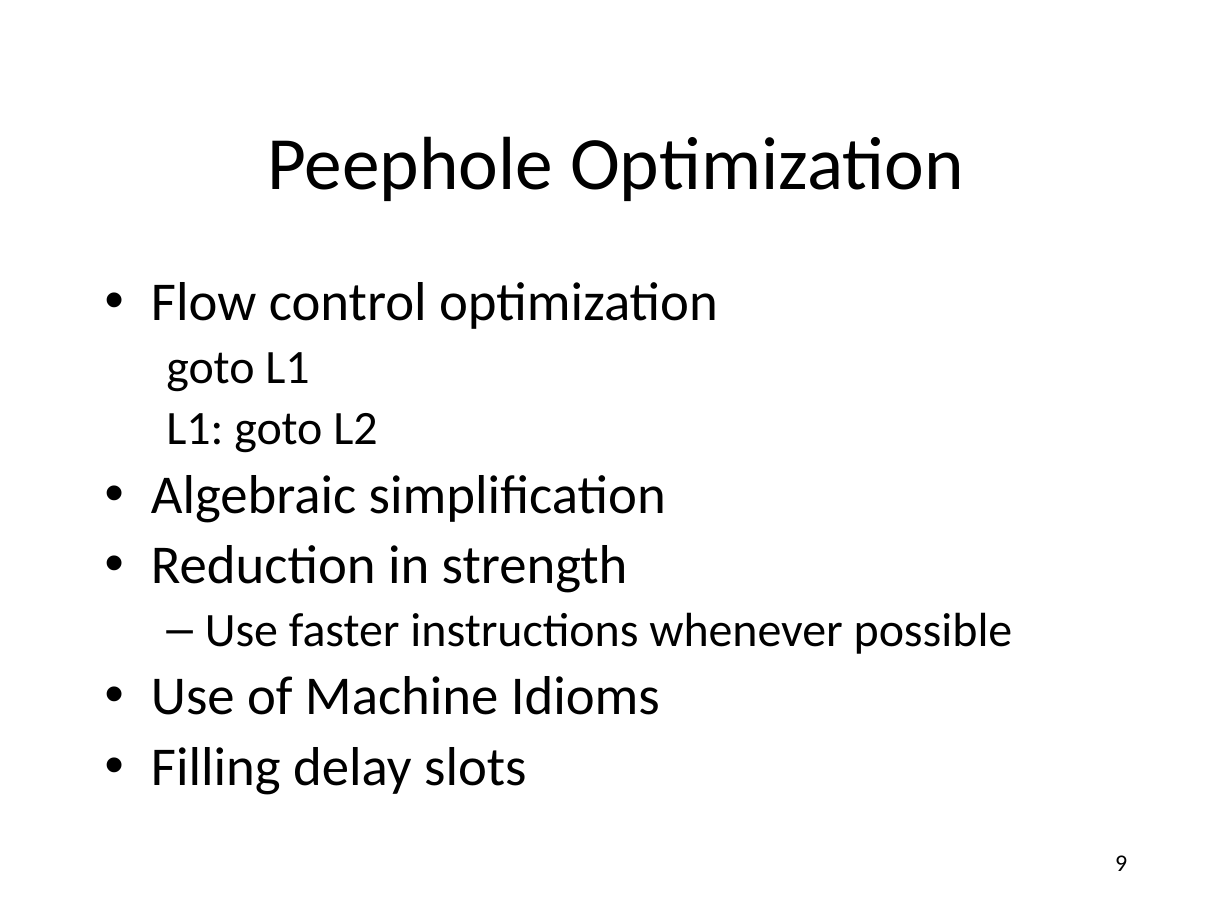
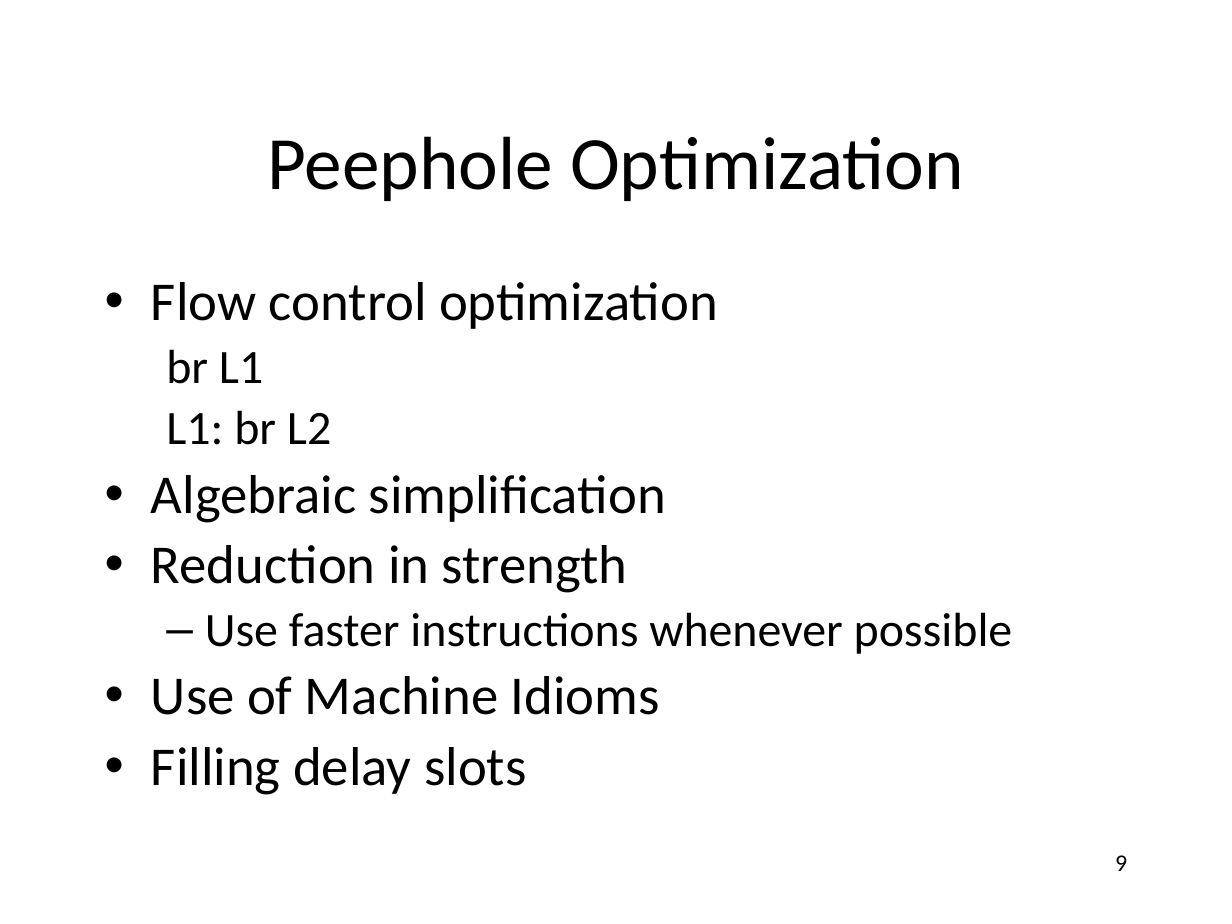
Before and after one commit to anoopsarkar/compilers-class, a slide deck: slide 9 of assets/ppt/opt/opt.pptx. Drawn at 1232x924 pixels with LibreOffice and Linux fonts; fonts in the diff are those of the drawing. Boxes give left, top, right and bottom in pixels: in the first picture for what was removed or moved away, otherwise in the second. Text is boxed around its words. In the diff, an @@ line names an element or a change of style, - is before the commit and + after.

```diff
--- a/assets/ppt/opt/opt.pptx
+++ b/assets/ppt/opt/opt.pptx
@@ text at bbox=[166, 349, 331, 445]: text changed @@
-  goto L1
-  L1: goto L2
+  br L1
+  L1: br L2
```
Also in this commit, not shown: 14 other slides changed, 1 other file.
